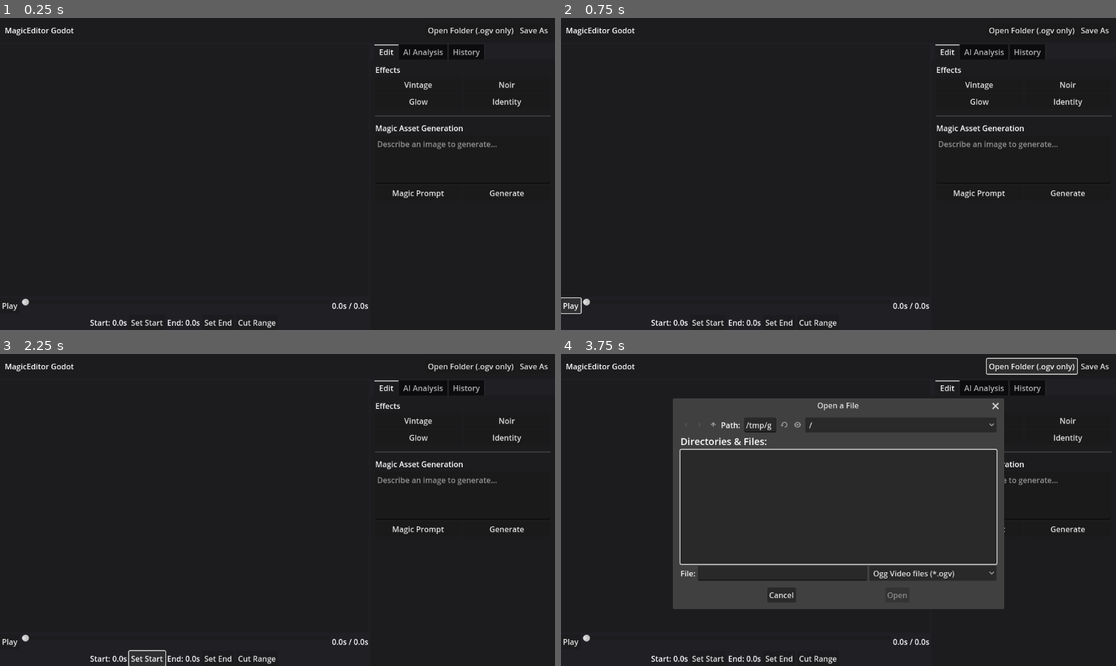
Above: before the commit, frames 1-4 (two rows, left to right).
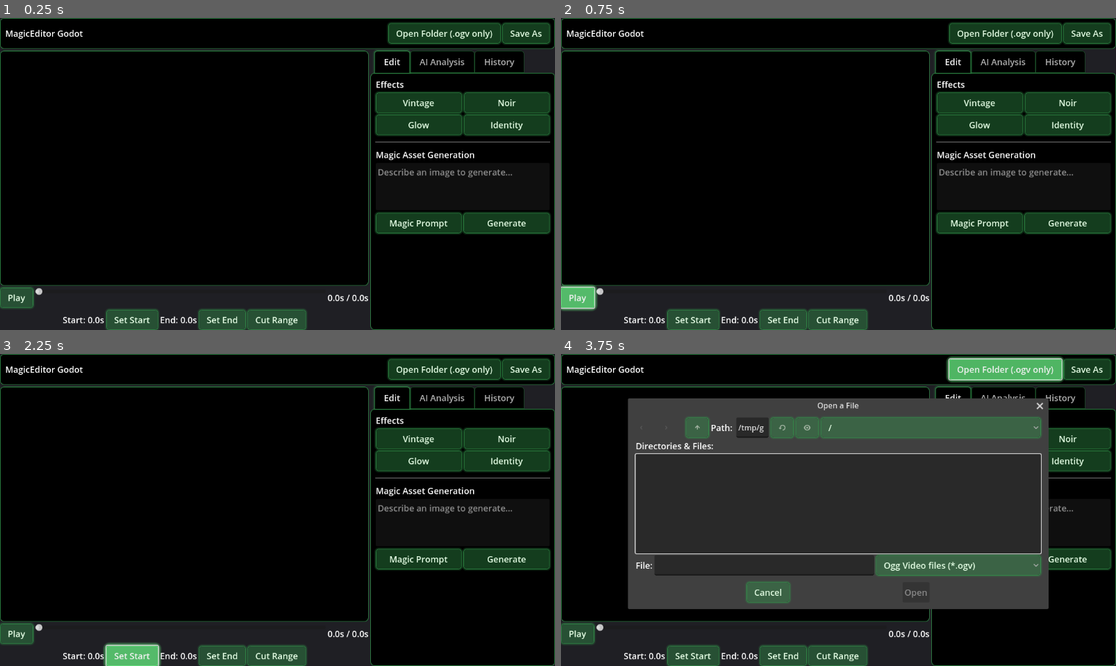
Above: after the commit, the same moments.

Repository: megumi-joy/VideoEditor
Game: Godot game, scene res://Main.tscn
Two runs of this game, one before a commit and one after it. Both use one fixed random seed, a clock stepped at 60 frames per second and the inputs below.
Inputs:
- Up to frame 1 (0.25 s): no input
- Up to frame 2 (0.75 s): click "Play" at 0.5 s
- Up to frame 3 (2.25 s): click "Play" at 1.25 s; click "Set Start" at 2 s
- Up to frame 4 (3.75 s): click "Set Start" at 2.75 s; click "Open Folder (.ogv only)" at 3.5 s

The runs differ from the first frame. In frame 1, 86% of the frame differs, in the area x 0-100%, y 0-100%; in frame 2, 86%; in frame 3, 86%; in frame 4, 52%.

Commit message:
feat: Initialize Godot project with main video editor UI scene and custom green theme.

Diff:
--- a/videoeditorgodot/Main.tscn
+++ b/videoeditorgodot/Main.tscn
@@ -120,17 +120,19 @@
 [node name="ToolsPanel" type="TabContainer" parent="VBox/MainWorkspace"]
 layout_mode = 2
 size_flags_horizontal = 3
+current_tab = 0
 
 [node name="Edit" type="VBoxContainer" parent="VBox/MainWorkspace/ToolsPanel"]
 layout_mode = 2
+metadata/_tab_index = 0
 
 [node name="Margin" type="MarginContainer" parent="VBox/MainWorkspace/ToolsPanel/Edit"]
 layout_mode = 2
-theme_override_constants/margin_left = 10
-theme_override_constants/margin_top = 10
-theme_override_constants/margin_right = 10
-theme_override_constants/margin_bottom = 10
-size_flags_vertical = 3
+size_flags_vertical = 3
+theme_override_constants/margin_left = 10
+theme_override_constants/margin_top = 10
+theme_override_constants/margin_right = 10
+theme_override_constants/margin_bottom = 10
 
 [node name="VBox" type="VBoxContainer" parent="VBox/MainWorkspace/ToolsPanel/Edit/Margin"]
 layout_mode = 2
@@ -192,14 +194,15 @@
 [node name="AI Analysis" type="VBoxContainer" parent="VBox/MainWorkspace/ToolsPanel"]
 visible = false
 layout_mode = 2
+metadata/_tab_index = 1
 
 [node name="Margin" type="MarginContainer" parent="VBox/MainWorkspace/ToolsPanel/AI Analysis"]
 layout_mode = 2
-theme_override_constants/margin_left = 10
-theme_override_constants/margin_top = 10
-theme_override_constants/margin_right = 10
-theme_override_constants/margin_bottom = 10
-size_flags_vertical = 3
+size_flags_vertical = 3
+theme_override_constants/margin_left = 10
+theme_override_constants/margin_top = 10
+theme_override_constants/margin_right = 10
+theme_override_constants/margin_bottom = 10
 
 [node name="VBox" type="VBoxContainer" parent="VBox/MainWorkspace/ToolsPanel/AI Analysis/Margin"]
 layout_mode = 2
@@ -220,14 +223,15 @@
 [node name="History" type="VBoxContainer" parent="VBox/MainWorkspace/ToolsPanel"]
 visible = false
 layout_mode = 2
+metadata/_tab_index = 2
 
 [node name="Margin" type="MarginContainer" parent="VBox/MainWorkspace/ToolsPanel/History"]
 layout_mode = 2
-theme_override_constants/margin_left = 10
-theme_override_constants/margin_top = 10
-theme_override_constants/margin_right = 10
-theme_override_constants/margin_bottom = 10
-size_flags_vertical = 3
+size_flags_vertical = 3
+theme_override_constants/margin_left = 10
+theme_override_constants/margin_top = 10
+theme_override_constants/margin_right = 10
+theme_override_constants/margin_bottom = 10
 
 [node name="VBox" type="VBoxContainer" parent="VBox/MainWorkspace/ToolsPanel/History/Margin"]
 layout_mode = 2
--- /dev/null
+++ b/videoeditorgodot/green_theme.tres
@@ -0,0 +1,112 @@
+[gd_resource type="Theme" load_steps=7 format=3 uid="uid://c83j1q9v7m2k"]
+
+[sub_resource type="StyleBoxFlat" id="StyleBoxFlat_button_normal"]
+content_margin_left = 16.0
+content_margin_top = 8.0
+content_margin_right = 16.0
+content_margin_bottom = 8.0
+bg_color = Color(0, 0, 0, 0)
+border_width_left = 1
+border_width_top = 1
+border_width_right = 1
+border_width_bottom = 1
+border_color = Color(0.2, 0.6, 0.3, 0.8)
+corner_radius_top_left = 6
+corner_radius_top_right = 6
+corner_radius_bottom_right = 6
+corner_radius_bottom_left = 6
+shadow_color = Color(0.2, 0.6, 0.3, 0.4)
+shadow_size = 4
+
+[sub_resource type="StyleBoxFlat" id="StyleBoxFlat_button_hover"]
+content_margin_left = 16.0
+content_margin_top = 8.0
+content_margin_right = 16.0
+content_margin_bottom = 8.0
+bg_color = Color(0.2, 0.6, 0.3, 0.1)
+border_width_left = 1
+border_width_top = 1
+border_width_right = 1
+border_width_bottom = 1
+border_color = Color(0.4, 0.9, 0.5, 1)
+corner_radius_top_left = 6
+corner_radius_top_right = 6
+corner_radius_bottom_right = 6
+corner_radius_bottom_left = 6
+shadow_color = Color(0.4, 0.9, 0.5, 0.8)
+shadow_size = 8
+
+[sub_resource type="StyleBoxFlat" id="StyleBoxFlat_button_pressed"]
+content_margin_left = 16.0
+content_margin_top = 8.0
+content_margin_right = 16.0
+content_margin_bottom = 8.0
+bg_color = Color(0.2, 0.6, 0.3, 0.3)
+border_width_left = 1
+border_width_top = 1
+border_width_right = 1
+border_width_bottom = 1
+border_color = Color(0.5, 1, 0.6, 1)
+corner_radius_top_left = 6
+corner_radius_top_right = 6
+corner_radius_bottom_right = 6
+corner_radius_bottom_left = 6
+shadow_color = Color(0.5, 1, 0.6, 1)
+shadow_size = 10
+
+[sub_resource type="StyleBoxFlat" id="StyleBoxFlat_panel"]
+bg_color = Color(0, 0, 0, 1)
+border_width_left = 1
+border_width_top = 1
+border_width_right = 1
+border_width_bottom = 1
+border_color = Color(0.2, 0.6, 0.3, 1)
+corner_radius_top_left = 8
+corner_radius_top_right = 8
+corner_radius_bottom_right = 8
+corner_radius_bottom_left = 8
+
+[sub_resource type="StyleBoxFlat" id="StyleBoxFlat_tab_fg"]
+content_margin_left = 20.0
+content_margin_top = 10.0
+content_margin_right = 20.0
+content_margin_bottom = 10.0
+bg_color = Color(0, 0, 0, 1)
+border_width_left = 1
+border_width_top = 1
+border_width_right = 1
+border_width_bottom = 0
+border_color = Color(0.2, 0.6, 0.3, 1)
+corner_radius_top_left = 6
+corner_radius_top_right = 6
+shadow_color = Color(0.2, 0.6, 0.3, 0.4)
+shadow_size = 4
+
+[sub_resource type="StyleBoxFlat" id="StyleBoxFlat_tab_bg"]
+content_margin_left = 20.0
+content_margin_top = 10.0
+content_margin_right = 20.0
+content_margin_bottom = 10.0
+bg_color = Color(0, 0, 0, 1)
+border_width_left = 1
+border_width_top = 1
+border_width_right = 1
+border_width_bottom = 1
+border_color = Color(0.1, 0.3, 0.15, 1)
+corner_radius_top_left = 6
+corner_radius_top_right = 6
+
+[resource]
+Button/colors/font_color = Color(0.9, 1, 0.9, 1)
+Button/font_sizes/font_size = 18
+Button/styles/hover = SubResource("StyleBoxFlat_button_hover")
+Button/styles/normal = SubResource("StyleBoxFlat_button_normal")
+Button/styles/pressed = SubResource("StyleBoxFlat_button_pressed")
+Label/font_sizes/font_size = 18
+PanelContainer/styles/panel = SubResource("StyleBoxFlat_panel")
+RichTextLabel/font_sizes/normal_font_size = 18
+TabContainer/font_sizes/font_size = 18
+TabContainer/styles/panel = SubResource("StyleBoxFlat_panel")
+TabContainer/styles/tab_selected = SubResource("StyleBoxFlat_tab_fg")
+TabContainer/styles/tab_unselected = SubResource("StyleBoxFlat_tab_bg")
+TextEdit/font_sizes/font_size = 18
--- a/videoeditorgodot/project.godot
+++ b/videoeditorgodot/project.godot
@@ -15,6 +15,10 @@
 config/features=PackedStringArray("4.3", "GL Compatibility")
 config/icon="res://icon.svg"
 
+[gui]
+
+theme/custom="res://green_theme.tres"
+
 [rendering]
 
 renderer/rendering_method="gl_compatibility"
Not shown: 1 places in videoeditorgodot/Main.tscn that only renumber resources
